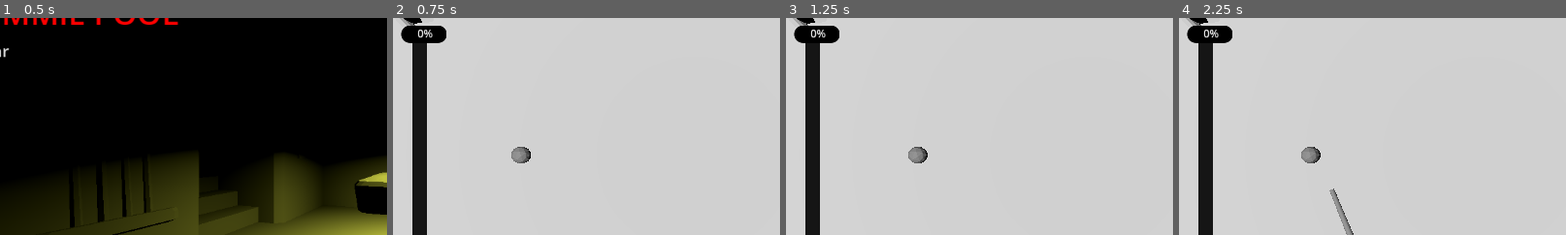
Above: before the commit, frames 1-4 (left to right).
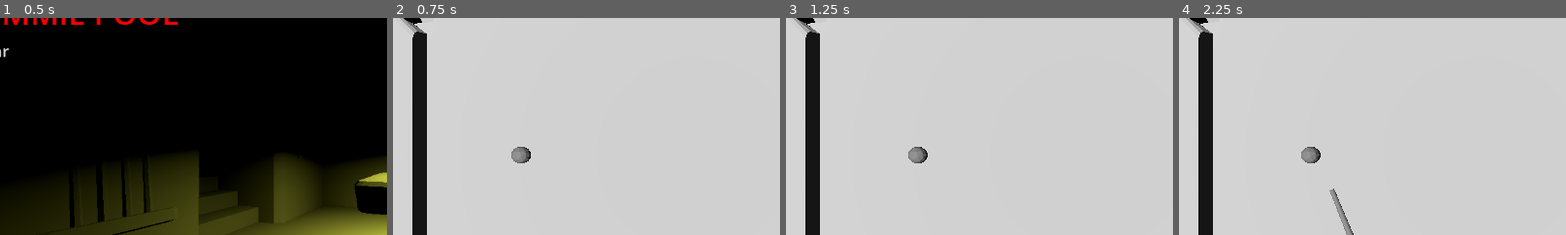
Above: after the commit, the same moments.

Repository: Corcho4433/commiepool-sourcecode
Game: Godot game, scene res://escenes/mainmenu.tscn
Same seed, same stepped clock (60 frames per second), same inputs: the game is played once before the commit and once after it.
Inputs (mouse positions are % of the whole screen's width and height, from its top left):
- Up to frame 1 (0.5 s): no input
- Up to frame 2 (0.75 s): click "Iniciar" at 0.5 s
- Up to frame 3 (1.25 s): no input
- Up to frame 4 (2.25 s): tap Enter at 1.25 s; move the mouse to (72, 45) at 1.27 s; click (72, 45) at 1.35 s; tap Space at 2 s; move the mouse to (30, 55) at 2.02 s; tap C (ChangeBall) at 2.1 s
The pictures show only the part of the screen within x 11-61%, y 18-68%; the shares and areas given below are measured in that part.

Frame 1 is identical in both runs. In frame 2, 0.7% of the frame differs, in the area x 2-14%, y 3-12%; in frame 3, 0.7%; in frame 4, 0.7%.

Commit message:
chargebar anda como la gente lololo

Diff:
--- a/escenes/GameEscene.tscn
+++ b/escenes/GameEscene.tscn
@@ -56,6 +56,7 @@
 script = ExtResource("5_e2yek")
 
 [node name="RichTextLabel" type="RichTextLabel" parent="CueComponent"]
+visible = false
 offset_left = 139.0
 offset_top = 131.0
 offset_right = 207.0
--- a/scripts/CueComponent.gd
+++ b/scripts/CueComponent.gd
@@ -51,7 +51,7 @@
 		oldpercentage = percentage
 	if Input.is_action_just_released("LeftClick") and action == true:
 		action = false
-		chargeBar.position = Vector2(139,131)
+		chargeBar.visible = false
 		applyStrokePower()
 	pass
 
@@ -71,6 +71,7 @@
 func displayChargeText():
 	var tags : String
 	percentage = int((distance / maxDistance) * 100)
+	chargeBar.visible = true
 	chargeBar.position = abs(Vector2(get_viewport().get_mouse_position())) * 1.03
 	if oldpercentage == percentage: return
 	if percentage >= 0 and percentage < 20:
